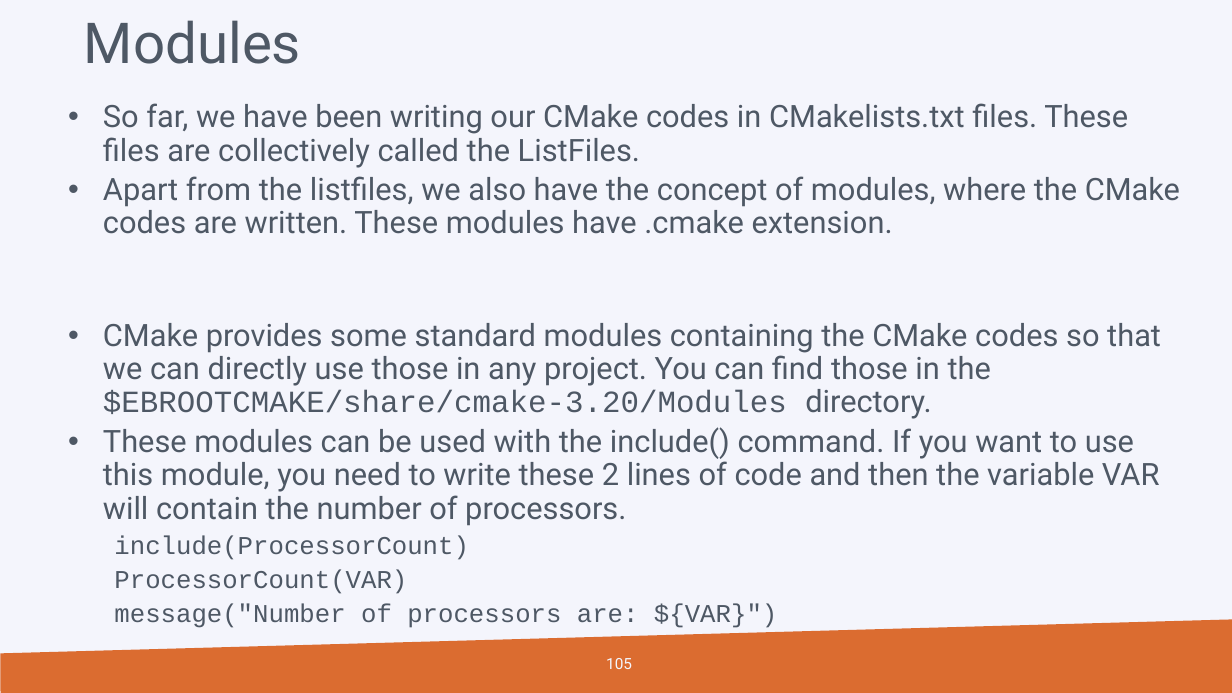
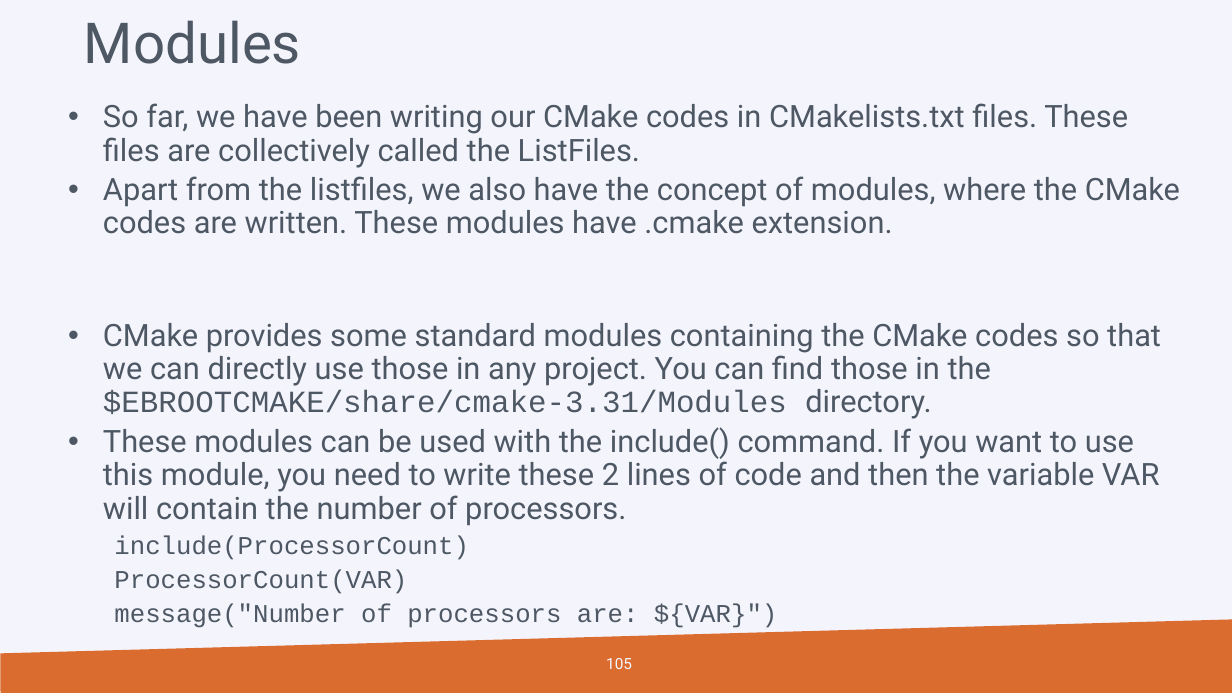
Before and after one commit to hpcleuven/CMake-intro, a slide deck: slide 105 of CMake-introduction.pptx. Drawn at 1232x693 pixels with LibreOffice and Linux fonts; fonts in the diff are those of the drawing; background and template pictures are left out. Boxes give left, top, right and bottom in pixels: in the first picture for what was removed or moved away, otherwise in the second. Text is boxed around its words. In the diff, an @@ line names an element or a change of style, - is before the commit and + after.

```diff
--- a/CMake-introduction.pptx
+++ b/CMake-introduction.pptx
@@ text at (x1=103, y1=323, x2=1161, y2=419): text changed @@
-  • CMake provides some standard modules containing the CMake codes so that we can directly use those in any project. You can find those in the $EBROOTCMAKE/share/cmake-3.20/Modules directory.
+  • CMake provides some standard modules containing the CMake codes so that we can directly use those in any project. You can find those in the $EBROOTCMAKE/share/cmake-3.31/Modules directory.
```
Also in this commit, not shown: 1 other file.
